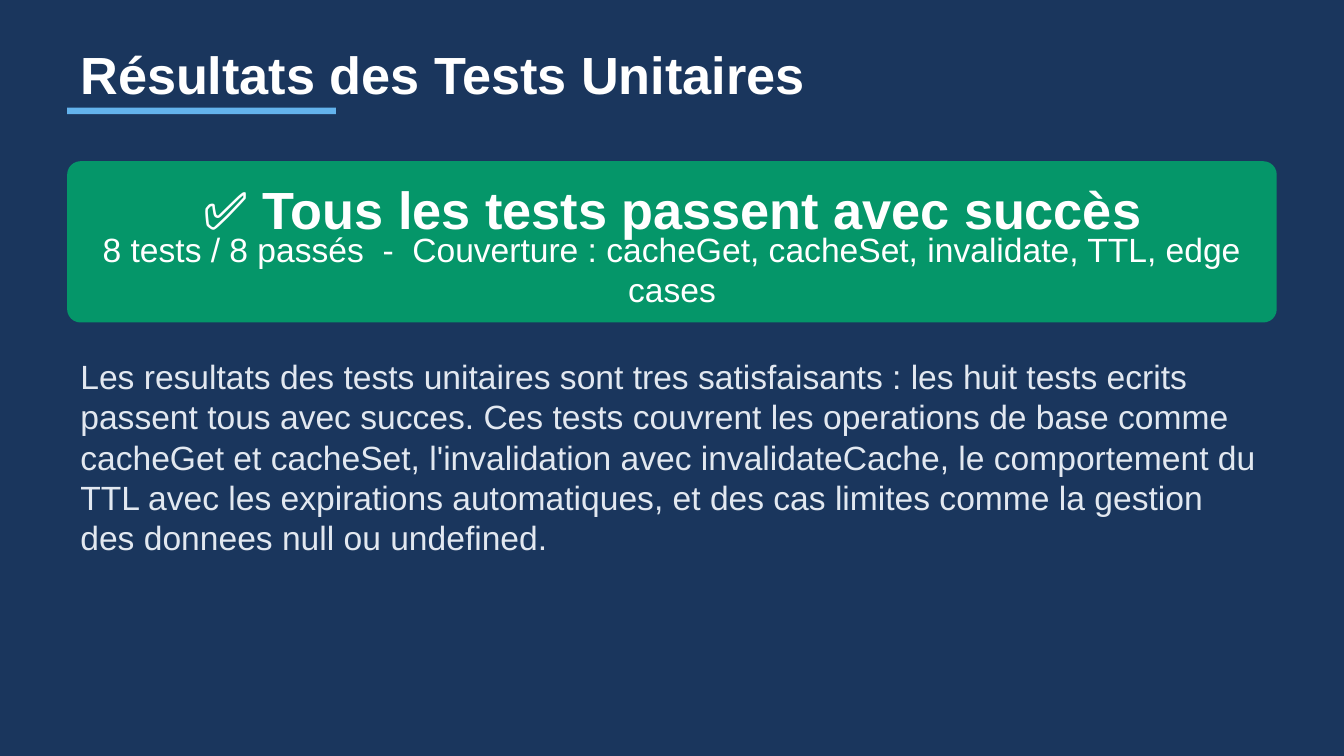
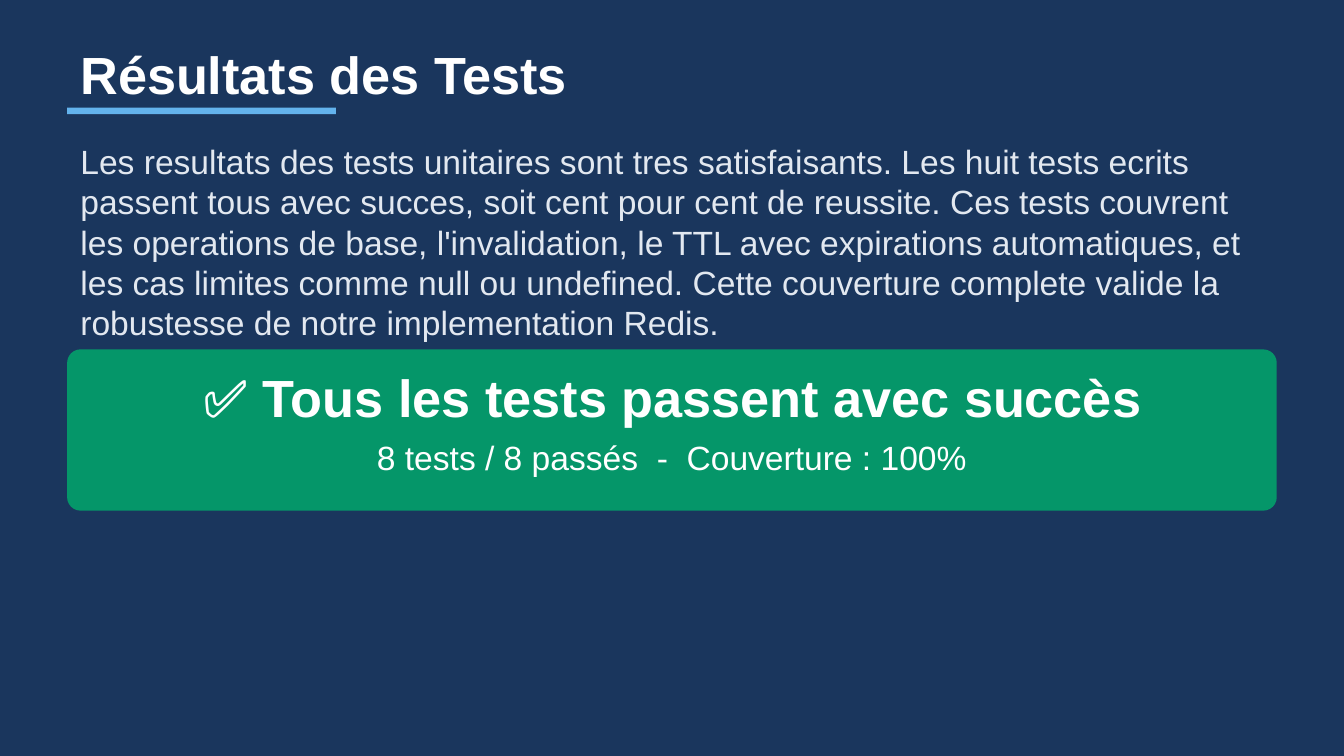
Before and after one commit to Zeinot/marketplace-saas, a slide deck: slide 7 of output/Presentation_Cache_Redis.pptx (slide 12 before the commit). Drawn at 1344x756 pixels with LibreOffice and Linux fonts; fonts in the diff are those of the drawing. Boxes give left, top, right and bottom in pixels: in the first picture for what was removed or moved away, otherwise in the second. Text is boxed around its words. In the diff, an @@ line names an element or a change of style, - is before the commit and + after.

```diff
--- a/output/Presentation_Cache_Redis.pptx
+++ b/output/Presentation_Cache_Redis.pptx
@@ text at [80, 55, 567, 95]: text changed @@
-Résultats des Tests Unitaires
+Résultats des Tests
@@ text added at [80, 149, 1240, 341], 18 pt, text #E2E8F0 @@
+Les resultats des tests unitaires sont tres satisfaisants. Les huit tests ecrits passent tous avec succes, soit cent pour cent de reussite. Ces tests couvrent les operations de base, l'invalidation, le TTL avec expirations automatiques, et les cas limites comme null ou undefined. Cette couverture complete valide la robustesse de notre implementation Redis.
@@ text removed at [103, 235, 1241, 303] @@
-8 tests / 8 passés - Couverture : cacheGet, cacheSet, invalidate, TTL, edge cases
@@ rounded rectangle: place and size @@
-rounded rectangle at [67, 161, 1277, 323]
+rounded rectangle at [67, 349, 1277, 511]
@@ text "✅ Tous les tests passent ...": place and size @@
-text "✅ Tous les tests passent ..." at [263, 190, 1141, 239]
+text "✅ Tous les tests passent ..." at [263, 378, 1141, 427]
@@ text "8 tests / 8 passés ..." at [377, 445, 967, 476]: vertical alignment top to middle @@
@@ text at [377, 445, 967, 476]: text changed; text colour #E2E8F0 to #FFFFFF @@
-Les resultats des tests unitaires sont tres satisfaisants : les huit tests ecrits passent tous avec succes. Ces tests couvrent les operations de base comme cacheGet et cacheSet, l'invalidation avec invalidateCache, le comportement du TTL avec les expirations automatiques, et des cas limites comme la gestion des donnees null ou undefined.
+8 tests / 8 passés - Couverture : 100%
```
Also in this commit, not shown: 7 other slides changed, 1 slide added, 11 slides removed, 22 other files.
